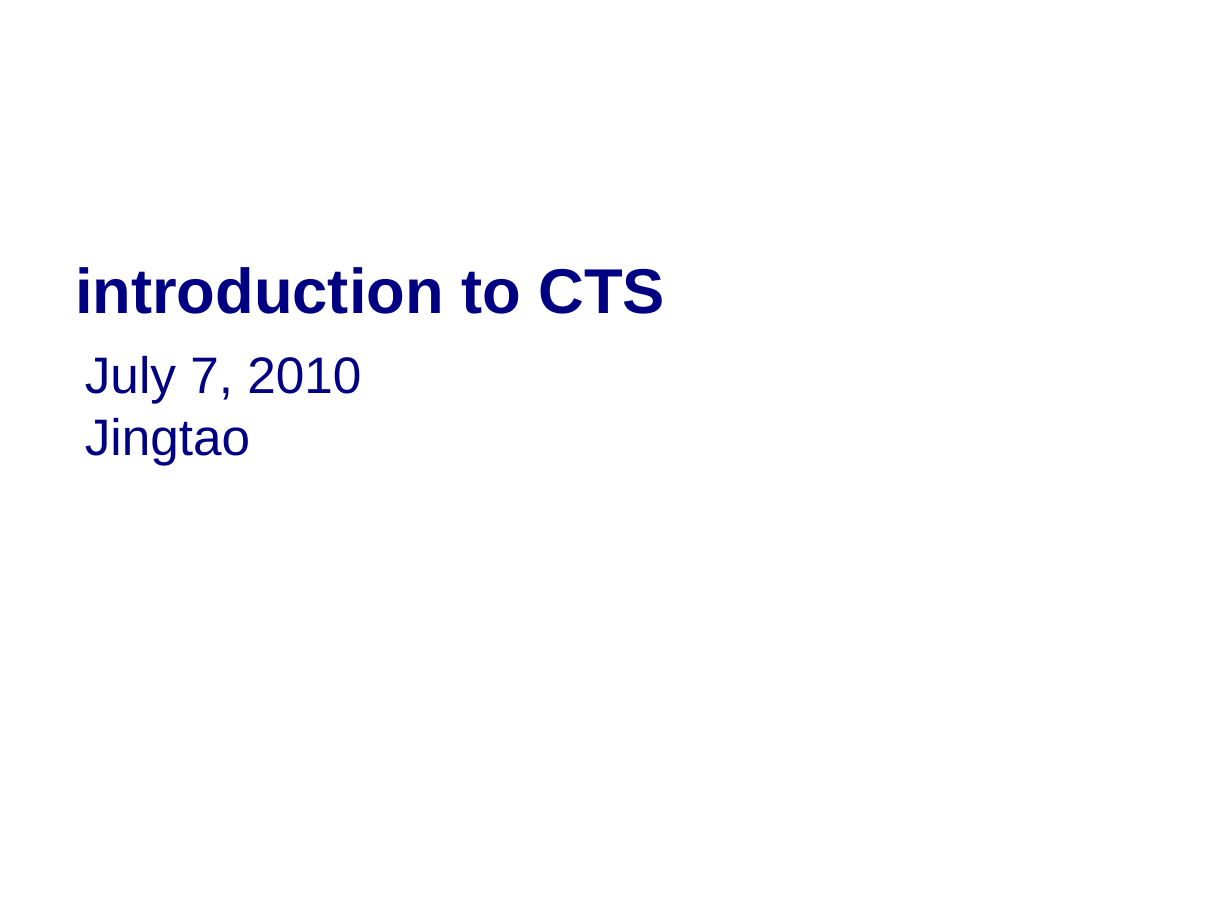
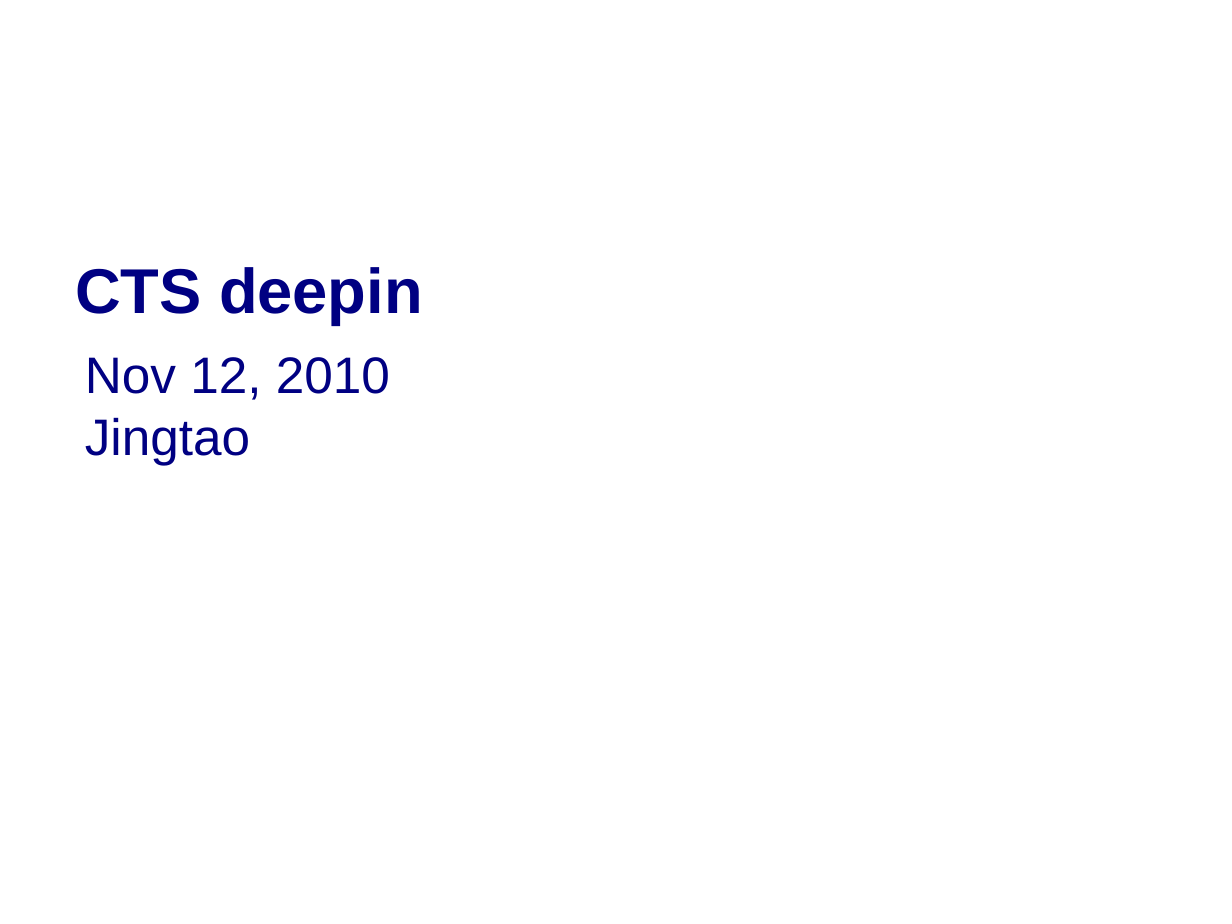
Before and after one commit to widerules/system-information, a slide deck: slide 1 of cts/CTS-deepin.ppt. Drawn at 1232x924 pixels with LibreOffice and Linux fonts; fonts in the diff are those of the drawing; background and template pictures are left out. Boxes give left, top, right and bottom in pixels: in the first picture for what was removed or moved away, otherwise in the second. Text is boxed around its words. In the diff, an @@ line names an element or a change of style, - is before the commit and + after.

```diff
--- a/cts/CTS-deepin.ppt
+++ b/cts/CTS-deepin.ppt
@@ text at [75,267,423,326]: text changed @@
-introduction to CTS
+CTS deepin
@@ text at [85,357,390,400]: text changed @@
-July 7, 2010
+Nov 12, 2010
```
Also in this commit, not shown: 7 other slides changed, 2 slides added, 23 slides removed, 1 other file.
